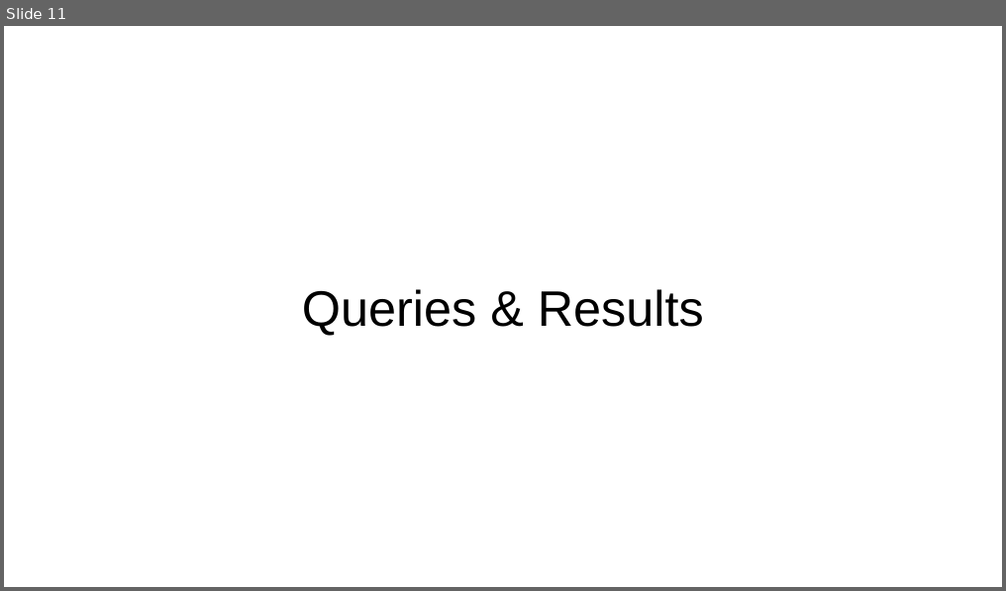
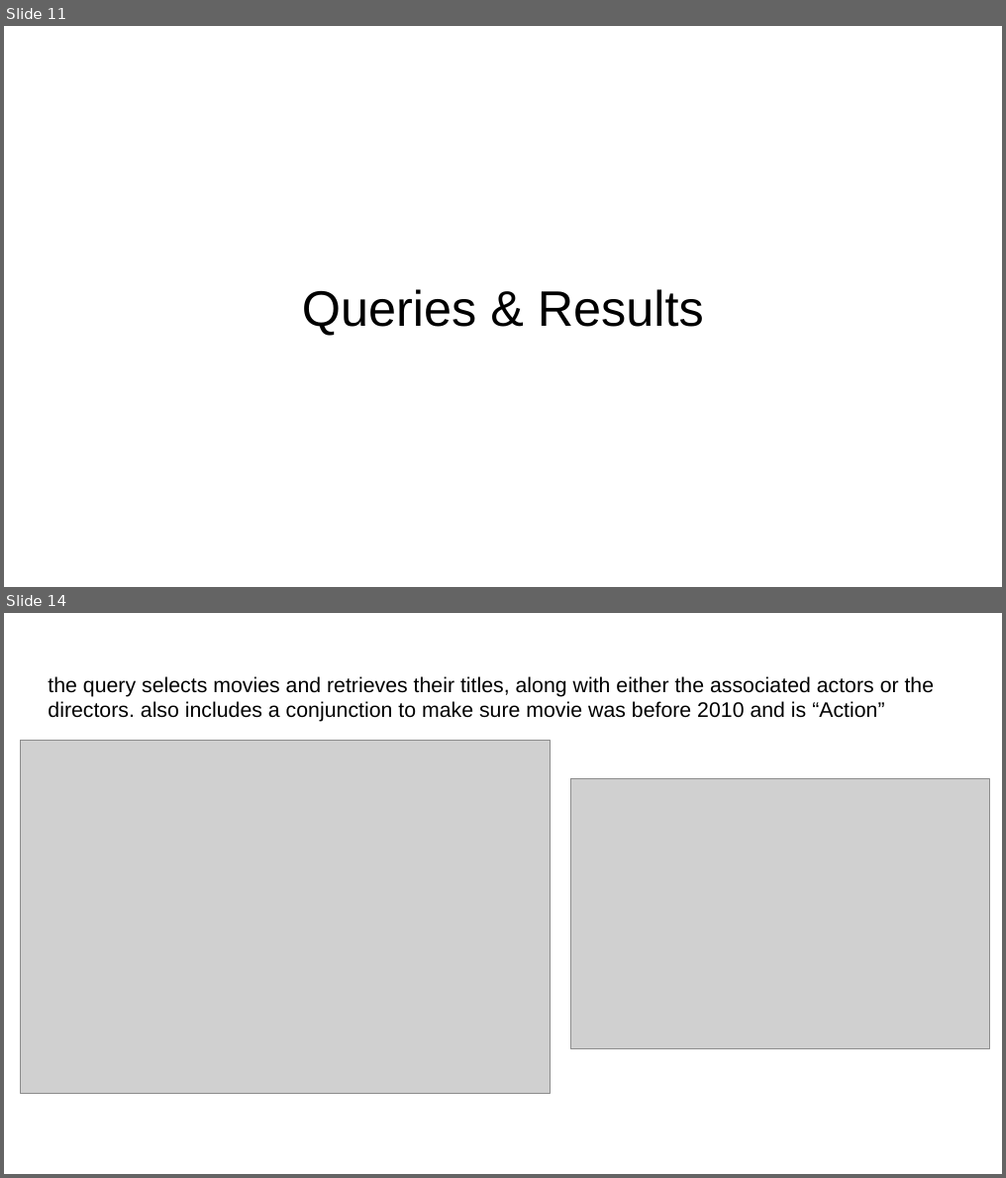
Before and after one commit to reda-mohsen/Movies_Ontology, a slide deck: Movies Ontology.pptx. Shown one above the other, each under a label of ours: slide 11 before the commit, slides 11 and 14 after it; the slides between them are not shown. The pictures are 1006x591 and 1006x1178 pixels, drawn with LibreOffice and Linux fonts; fonts in the diff are those of the drawing; grey boxes stand for pictures. Boxes give left, top, right and bottom in pixels: in the first picture for what was removed or moved away, otherwise in the second. Text is boxed around its words. In the diff, an @@ line names an element or a change of style, - is before the commit and + after.

```diff
--- a/Movies Ontology.pptx
+++ b/Movies Ontology.pptx
@@ slide 14 added at bbox=[4, 613, 1002, 1174], background #FFFFFF @@
@@ title added at bbox=[48, 676, 935, 722], 15.2 pt, text #000000 @@
+the query selects movies and retrieves their titles, along with either the associated actors or the directors. also includes a conjunction to make sure movie was before 2010 and is “Action”
@@ picture added at bbox=[21, 741, 549, 1094] @@
@@ picture added at bbox=[571, 778, 990, 1049] @@
```
Also in this commit, not shown: 1 slide changed, 2 other slides added.
